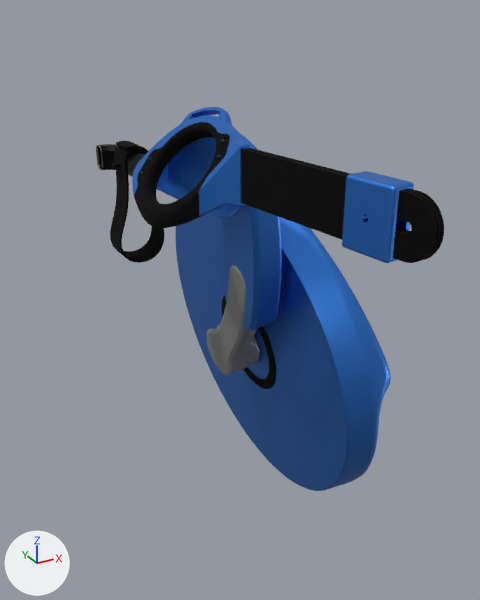
Renders of the glTF model public/portfolio/petwheels/assets/petwheels.glb from each side of a commit.
Both versions are drawn from a 50 mm camera at (-0.101, -0.315, 0.28) aimed at (0.09, 0.032, 0.107). Every picture has the same lights, and +X, +Y and +Z are marked at lower left. The picture after the commit comes second. Where no turn or scale is listed for an object, it has been applied to the vertices. Vertices at exactly the same position are counted once.

The first picture shows 'Arm', 'ArmHub', 'LegSupport', 'LegSupportStrap', 'Main', 'Rim', 'Seat', 'SideBar', 'SideBarBand_R', 'Tire'.
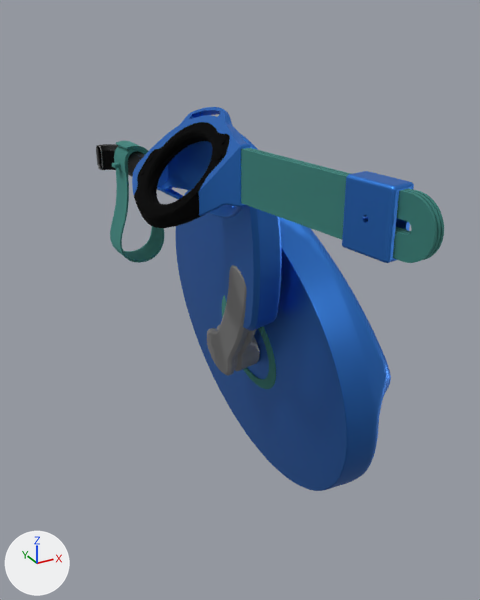
The change, as a list of edits to the scene's bpy script:
```text
Change mat_mat_1_003:
    mat_mat_1_003.base_color: (0.02, 0.02, 0.02) -> (0.125, 0.404, 0.367)  # black #272727 -> cyan #63aaa3
Add mat_mat_1_010:
    mat_mat_1_010 = principled_material('mat_1.010')
    mat_mat_1_010.base_color = (0.0103, 0.0103, 0.0103)  # black #1a1a1a
    mat_mat_1_010.metallic = 1.0
    mat_mat_1_010.roughness = 1.0
Change me_main_r_001:
    used by ob_main; location = (0.0656, 0.0, 0.2007)
    remove me_main_r_001.from_pydata(...)  # 8029 vertices, 16009 faces; spans x -0.0458..0.0029, y -0.0487..0.042, z -0.0252..0.0345
    remove me_main_r_001.materials.append(mat_wheel)  # blue #428ae9
    add me_main_r_001.from_pydata(...)  # 14566 vertices, 28969 faces; spans x -0.0458..0.0029, y -0.0487..0.042, z -0.0252..0.0345
    me_main_r_001 part 1: 202 vertices moved within x -0.0389..0.0021, y -0.0487..0.0414, z -0.0251..0.0323; 2038 vertices removed from x -0.0401..0.0027, y -0.0487..0.042, z -0.0252..0.0307; 8518 vertices added at x -0.0402..0.0028, y -0.0487..0.042, z -0.0252..0.0334
    other edits to the shape of me_main_r_001 do not show in these pictures
    add me_main_r_001.materials.append(mat_arm)  # blue #428ae9
Change me_seat_r_001:
    used by ob_seat; location = (0.0656, 0.0, 0.2007)
    remove me_seat_r_001.from_pydata(...)  # 4141 vertices, 8298 faces; spans x -0.0481..-0.0095, y -0.0406..0.0342, z -0.0245..0.027
    remove me_seat_r_001.materials.append(mat_mat_1_003)  # black #272727
    add me_seat_r_001.from_pydata(...)  # 3753 vertices, 7522 faces; spans x -0.0487..-0.0095, y -0.0406..0.0342, z -0.0245..0.027
    me_seat_r_001 part 2: 164 vertices moved from x -0.0477..-0.0112, y -0.0347..0.0278, z -0.0225..0.0261 to x -0.0486..-0.0116, y -0.0347..0.0278, z -0.0205..0.0238; 2478 vertices removed from x -0.0481..-0.0111, y -0.0355..0.0272, z -0.0223..0.0263; 2090 vertices added at x -0.0487..-0.0116, y -0.0355..0.0245, z -0.0217..0.024
    add me_seat_r_001.materials.append(mat_mat_1_010)  # black #1a1a1a
```

What differs and where, as boxes [x1, y1, x2, y2] in the pictures (480 x 600 px; the box of a moved part takes in the faces that stretch with it):
'SideBar', recoloured (black to cyan): [241, 148, 444, 263] in both
'Seat', reshaped: [134, 122, 230, 228] in both
'LegSupportStrap', recoloured (black to cyan): [110, 141, 164, 263] in both
'Tire', recoloured: [222, 295, 276, 389] in both
part 1 of me_main_r_001, cut back: before [157, 143, 251, 218]; after [157, 110, 251, 218]
part 2 of me_seat_r_001, moved or reshaped: before [135, 134, 222, 227]; after [135, 134, 221, 227]
